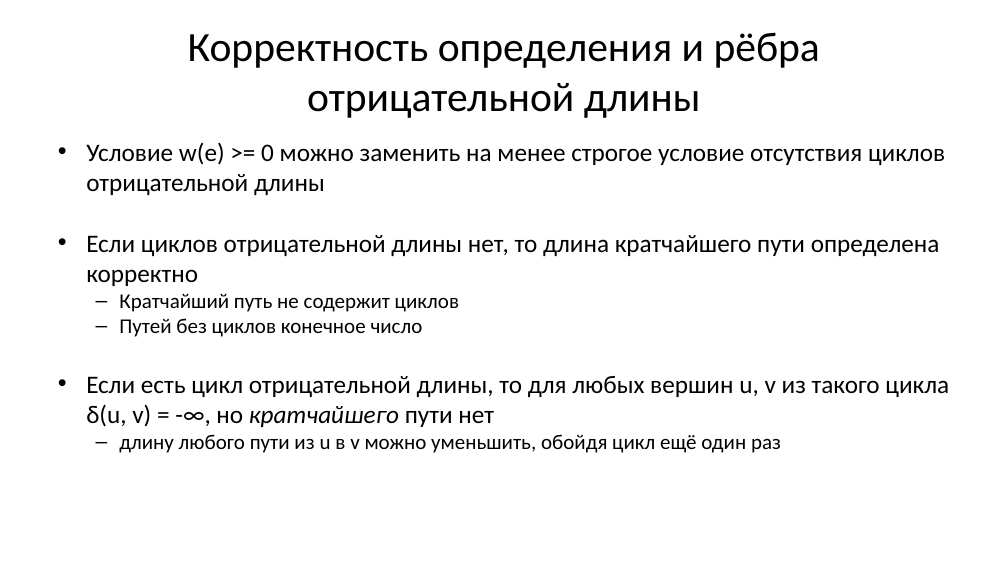
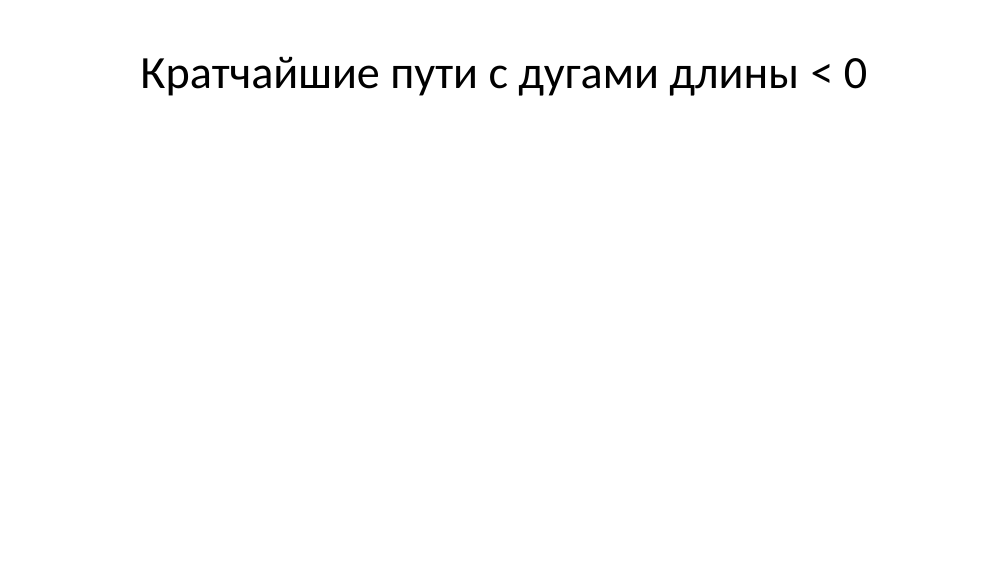
Before and after one commit to Evgueni-Petrov-aka-espetrov/Algorithms-and-Programming-in-C-pptx, a slide deck: slide 84 of 18 Кратчайшие пути и топсорт.pptx (slide 7 before the commit). Drawn at 1008x567 pixels with LibreOffice and Linux fonts; fonts in the diff are those of the drawing. Boxes give left, top, right and bottom in pixels: in the first picture for what was removed or moved away, otherwise in the second. Text is boxed around its words. In the diff, an @@ line names an element or a change of style, - is before the commit and + after.

```diff
--- a/18 Кратчайшие пути и топсорт.pptx
+++ b/18 Кратчайшие пути и топсорт.pptx
@@ title at <box>140,56,867,96</box>: text changed; size 39.6 to 44 pt @@
-Корректность определения и рёбра отрицательной длины
+Кратчайшие пути с дугами длины < 0
@@ text removed at <box>86,142,949,453</box> @@
-• Условие w(e) >= 0 можно заменить на менее строгое условие отсутствия циклов отрицательной длины
-• Если циклов отрицательной длины нет, то длина кратчайшего пути определена корректно
-  – Кратчайший путь не содержит циклов
-  – Путей без циклов конечное число
-• Если есть цикл отрицательной длины, то для любых вершин u, v из такого цикла δ(u, v) = -∞, но кратчайшего пути нет
-  – длину любого пути из u в v можно уменьшить, обойдя цикл ещё один раз
```
Also in this commit, not shown: 25 other slides changed, 147 slides added, 9 slides removed.
